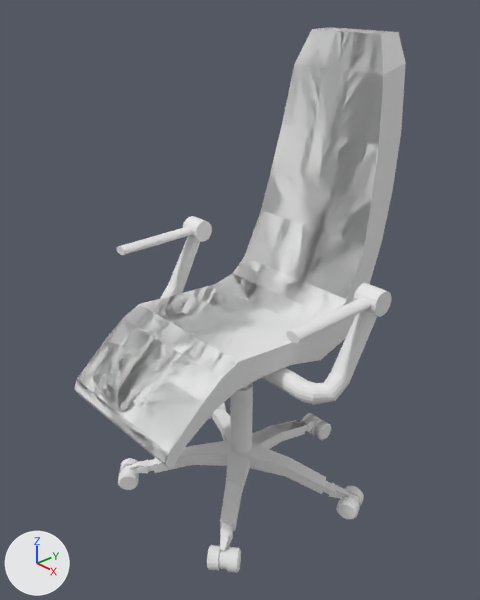
A saved change to the Blender file Assets/Models/chair/chair.blend.
Rendered twice from a 50 mm lens placed at (5.85, -5.11, 5.14), pointed at (0.0, 0.18, 1.29). The axes (+X, +Y, +Z) are drawn at lower left. The lights are the same throughout.

Script lines for the objects in view, before the commit:
```python
me_cylinder = bpy.data.meshes.new('Cylinder')
me_cylinder.from_pydata(...)  # 4158 vertices, 3786 faces; spans x -29.7..18.3, y -14.0..17.9, z -1.5..1.5
me_cylinder.materials.append(mat_material_001)  # white #e7e7e7
ob_cylinder = bpy.data.objects.new('Cylinder', me_cylinder)
ob_cylinder.location = (0.0, 0.0, 0.64)
ob_cylinder.rotation_euler = (0.0, 1.571, 0.0)  # degrees (0, 90, 0)
ob_cylinder.scale = (0.13, 0.13, 1.24)
```
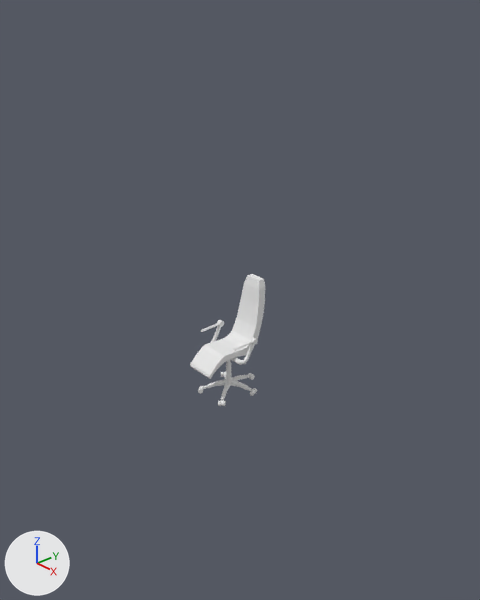
Patch to the scene script:
```diff
--- a/Assets/Models/chair/chair.blend.py
+++ b/Assets/Models/chair/chair.blend.py
@@ me_cylinder @@
 # used by ob_cylinder; location = (0.0, 0.0, 0.64); rotation_euler = (0.0, 1.571, 0.0), in degrees (0, 90, 0); scale = (0.13, 0.13, 1.24)
-me_cylinder.from_pydata(...)  # 4158 vertices, 3786 faces; spans x -29.7..18.3, y -14.0..17.9, z -1.5..1.5
+me_cylinder.from_pydata(...)  # 2247 vertices, 2026 faces; spans x -0.4..0.4, y -0.5..0.5, z -0.7..0.9
+# me_cylinder part 1: the loose piece of 208 vertices spanning x -9.0..1.0, y -1.1..6.2, z -1.4..1.4 is multiplied about the mesh origin by the matrix ((0.0, 0.0, 0.25), (0.0, 0.032, 0.0), (-0.033, 0.0, 0.0))
+# me_cylinder part 2: the loose piece of 32 vertices spanning x -9.3..-6.9, y 5.0..7.3, z 1.2..1.5 is turned 90 degrees about the y axis through its middle and scaled by 0.0294, then moved by (7.8, -6.0, -1.1)
+# me_cylinder part 3: the loose piece of 32 vertices spanning x -8.6..-7.7, y -4.3..5.1, z 1.3..1.4 is turned 90 degrees about the y axis through its middle and scaled by 0.0325, then moved by (7.8, -0.5, -1.1)
+# me_cylinder part 4: the loose piece of 256 vertices spanning x 16.0..18.3, y 5.3..8.8, z -1.4..-1.1 is multiplied about its middle by the matrix ((0.0, -0.027, 0.006), (0.0, 0.006, 0.027), (-0.028, 0.0, 0.0)), then moved by (-17.1, -6.6, 0.6)
+# me_cylinder part 5: the loose piece of 357 vertices spanning x -29.7..3.4, y -14.0..17.9, z -0.8..0.8 is multiplied about the mesh origin by the matrix ((0.0, 0.0, -0.25), (0.0, 0.032, 0.0), (-0.033, 0.0, 0.0))
+# me_cylinder part 6: the loose piece of 32 vertices spanning x -9.3..-6.9, y 5.0..7.3, z -1.5..-1.2 is turned 90 degrees about the y axis through its middle and scaled by 0.0294, then moved by (8.4, -6.0, 1.5)
+# me_cylinder part 7: the loose piece of 32 vertices spanning x -8.6..-7.7, y -4.3..5.1, z -1.4..-1.3 is turned 90 degrees about the y axis through its middle and scaled by 0.0325, then moved by (8.5, -0.5, 1.5)
+# me_cylinder part 8: the loose piece of 274 vertices spanning x 1.1..16.6, y -8.5..14.5, z -1.3..1.2 is multiplied about the mesh origin by the matrix ((0.0, 0.0, -0.25), (0.0, 0.032, 0.0), (-0.033, 0.0, 0.0))
+# me_cylinder part 9: the loose piece of 256 vertices spanning x 16.0..18.3, y -10.0..-6.5, z -1.1..-0.7 is multiplied about its middle by the matrix ((0.0, -0.009, 0.034), (0.0, 0.034, 0.009), (-0.035, 0.0, 0.0)), then moved by (-17.4, 7.9, 0.3)
+# me_cylinder part 10: the loose piece of 256 vertices spanning x 16.0..18.3, y 13.3..15.6, z -0.2..0.1 is multiplied about the mesh origin by the matrix ((0.0, 0.02, -0.028), (0.0, -0.028, -0.02), (-0.034, 0.0, 0.0))
+# me_cylinder part 11: the loose piece of 256 vertices spanning x 16.0..18.3, y -10.0..-6.5, z -1.1..-0.7 is multiplied about its middle by the matrix ((0.0, 0.026, 0.02), (0.0, 0.02, -0.026), (-0.033, 0.0, 0.0)), then moved by (-17.4, 8.4, 0.3)
+# me_cylinder part 12: 7 loose pieces with 1911 vertices, spanning x -29.7..18.3, y -14.0..17.9, z -1.2..1.4, are deleted
 me_cylinder.materials.append(mat_material_001)
@@ ob_cylinder @@
 ob_cylinder.location = (0.0, 0.0, 0.64)
-ob_cylinder.rotation_euler = (0.0, 1.571, 0.0)  # degrees (0, 90, 0)
-ob_cylinder.scale = (0.13, 0.13, 1.24)
```

Boxes (x1, y1, x2, y2) around the edits, measured in the pictures (480 x 600 px; the box of a moved part takes in the faces that stretch with it):
'Cylinder', reshaped, turned, rescaled: before (75, 27, 406, 573); after (190, 274, 265, 406)
part 1 of me_cylinder, moved or reshaped: before (160, 236, 377, 405); after (210, 325, 254, 365)
part 2 of me_cylinder, moved or reshaped: before (353, 283, 392, 317); after (217, 320, 224, 327)
part 3 of me_cylinder, moved or reshaped: before (286, 298, 371, 343); after (200, 323, 219, 332)
part 4 of me_cylinder, moved or reshaped: before (208, 403, 226, 419); after (248, 373, 255, 380)
part 5 of me_cylinder, moved or reshaped: before (75, 27, 406, 469); after (190, 274, 265, 379)
part 6 of me_cylinder, moved or reshaped: before (183, 216, 212, 242); after (250, 337, 258, 345)
part 7 of me_cylinder, moved or reshaped: before (117, 227, 193, 255); after (233, 341, 253, 351)
part 8 of me_cylinder, moved or reshaped: before (128, 384, 351, 552); after (201, 360, 253, 402)
part 9 of me_cylinder, moved or reshaped: before (118, 459, 139, 490); after (198, 386, 203, 394)
part 10 of me_cylinder, moved or reshaped: before (302, 413, 325, 438); after (218, 401, 226, 406)
part 11 of me_cylinder, moved or reshaped: before (118, 458, 132, 485); after (221, 371, 226, 377)
part 12 of me_cylinder, deleted: before (75, 27, 394, 573)
